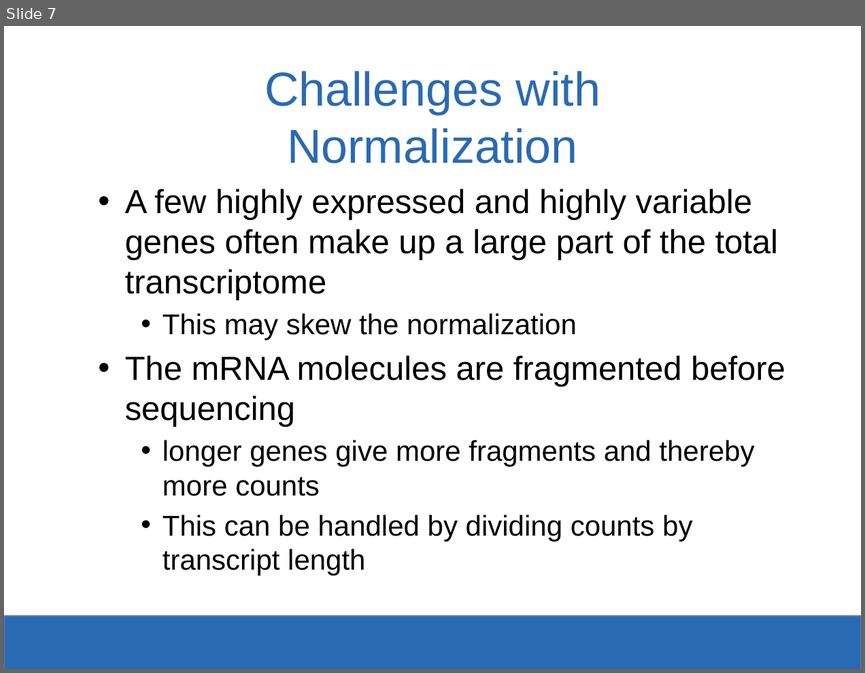
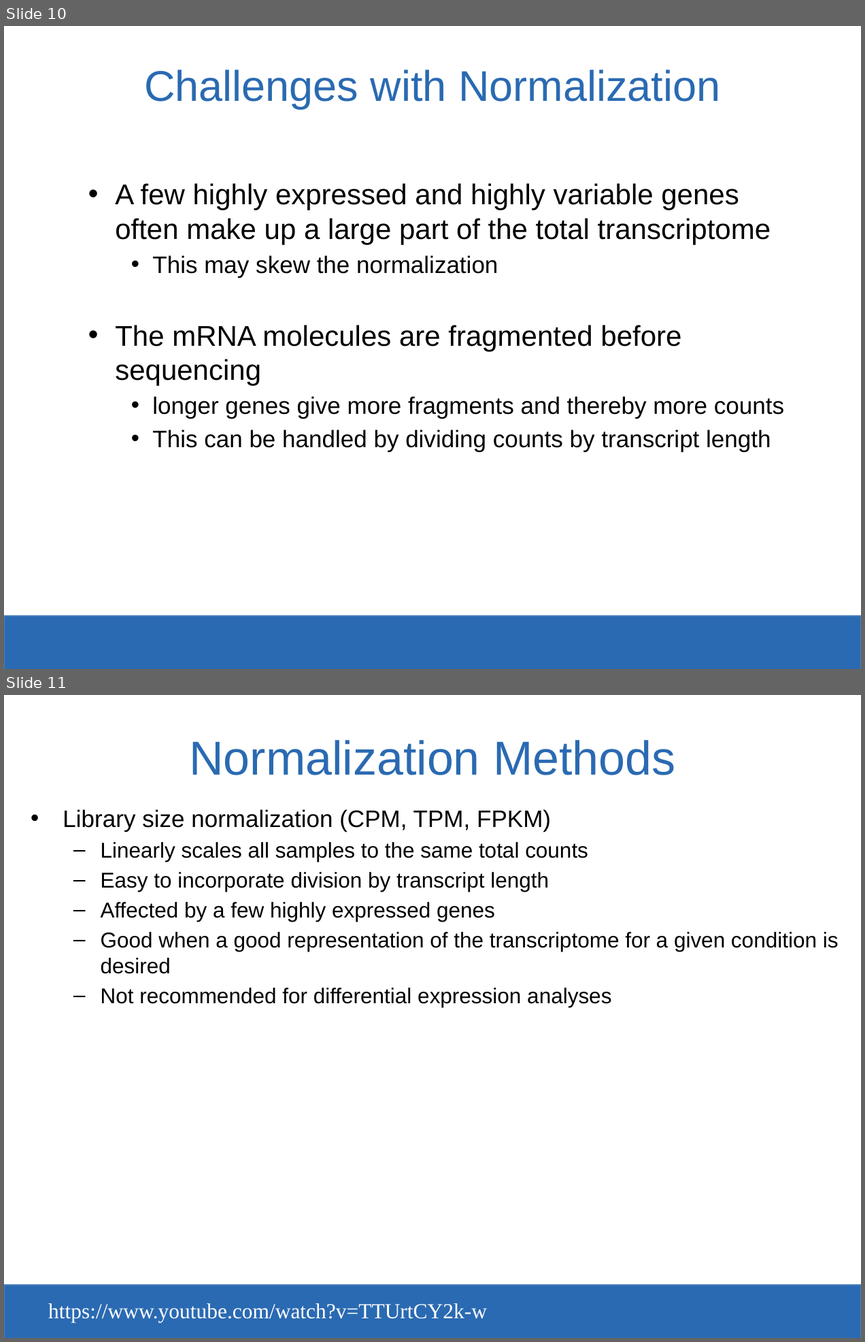
Before and after one commit to SysBioChalmers/KMG060-Systems-Biology-course, a slide deck: Exercise1_RNAseq_Analysis/KGM060-2019-Exercise1.pptx. Shown one above the other, each under a label of ours: slide 7 before the commit, slides 10 and 11 after it. The pictures are 865x673 and 865x1342 pixels, drawn with LibreOffice and Linux fonts; fonts in the diff are those of the drawing; background and template pictures are left out. Boxes give left, top, right and bottom in pixels: in the first picture for what was removed or moved away, otherwise in the second. Text is boxed around its words. In the diff, an @@ line names an element or a change of style, - is before the commit and + after.

```diff
--- a/Exercise1_RNAseq_Analysis/KGM060-2019-Exercise1.pptx
+++ b/Exercise1_RNAseq_Analysis/KGM060-2019-Exercise1.pptx
@@ slide 11 added at (4,695,861,1338), background #FFFFFF; not listed: 1 template element that a slide beside it also shows @@
@@ title added at (189,740,675,775), 40 pt, text #2A6AB2 @@
+Normalization Methods
@@ text added at (62,809,838,1007), 18 pt, text #000000 @@
+• Library size normalization (CPM, TPM, FPKM)
+  – Linearly scales all samples to the same total counts
+  – Easy to incorporate division by transcript length
+  – Affected by a few highly expressed genes
+  – Good when a good representation of the transcriptome for a given condition is desired
+  – Not recommended for differential expression analyses
@@ text added at (48,1303,487,1323), 18 pt, text #FFFFFF @@
+https://www.youtube.com/watch?v=TTUrtCY2k-w
@@ what was slide 7 is now slide 10 @@
@@ slide 10 changed as well @@
@@ title "Challenges with Normalization" at (144,70,720,108): size 40 to 36 pt @@
@@ text "A few highly expressed and ...": place and size @@
-text "A few highly expressed and ..." at (125,189,785,575)
+text "A few highly expressed and ..." at (115,183,784,452)
@@ text "A few highly expressed and ..." at (115,183,784,452): size 28 to 24 pt in "A few highly expressed and highly variable ...", "The mRNA molecules are fragmented before sequencing"; size 24 to 20 pt in "This may skew the normalization", "longer genes give more fragments and thereby ...", "This can be handled by dividing counts ..." @@
```
Also in this commit, not shown: 10 other slides changed, 16 other slides added, 1 slide removed, 2 other files.
